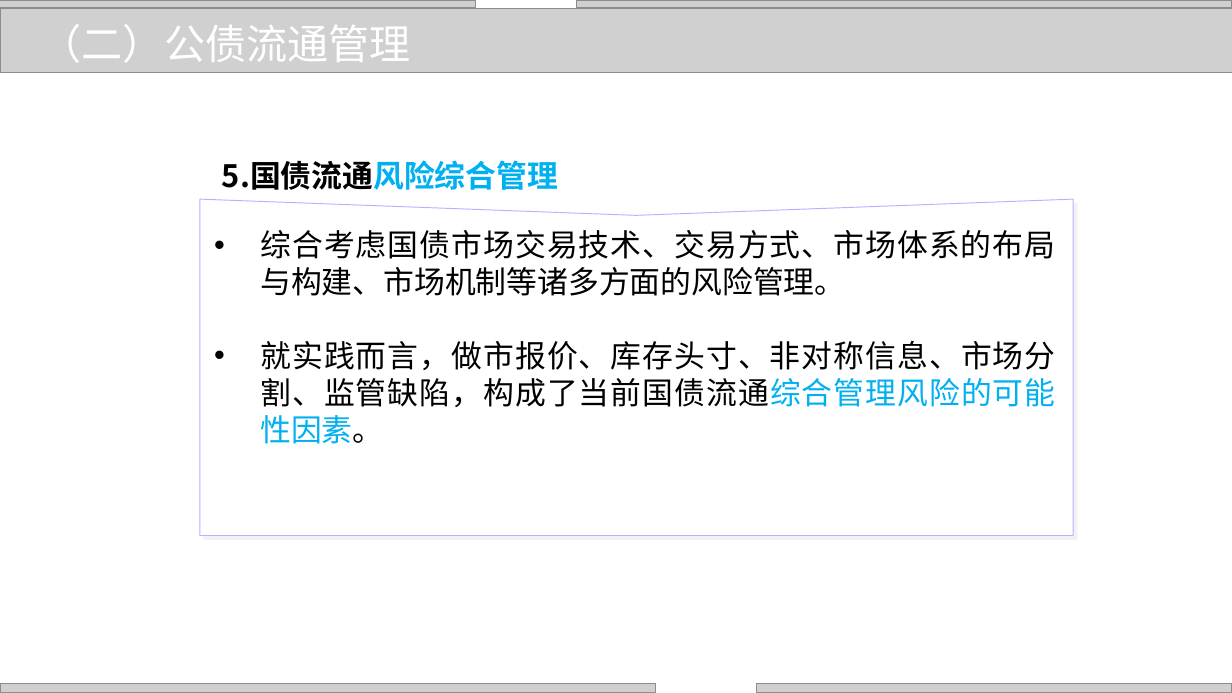
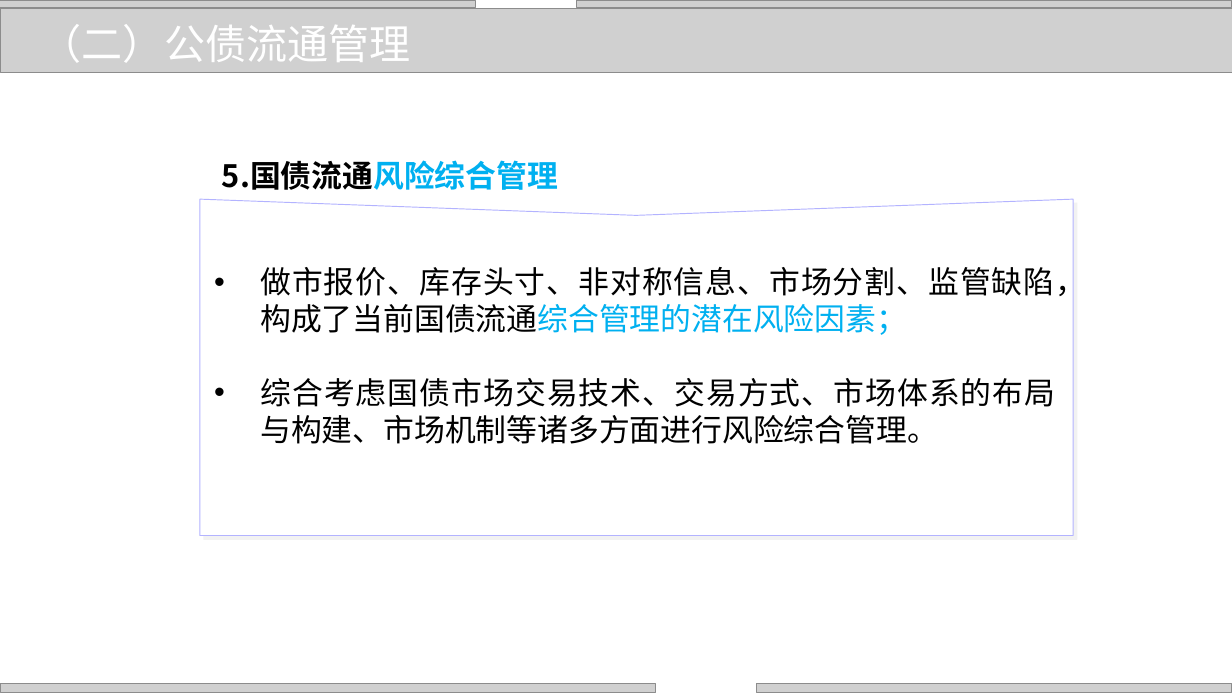
Before and after one commit to zhangjianzhang/internet_credit, a slide deck: slide 38 of files/slides/lecture_13.pptx (slide 34 before the commit). Drawn at 1232x693 pixels with LibreOffice and Linux fonts; fonts in the diff are those of the drawing; grey boxes stand for pictures; background and template pictures are left out. Boxes give left, top, right and bottom in pixels: in the first picture for what was removed or moved away, otherwise in the second. Text is boxed around its words. In the diff, an @@ line names an element or a change of style, - is before the commit and + after.

```diff
--- a/files/slides/lecture_13.pptx
+++ b/files/slides/lecture_13.pptx
@@ text at (260,262,1086,444): text changed @@
-  • 综合考虑国债市场交易技术、交易方式、市场体系的布局与构建、市场机制等诸多方面的风险管理。
-  • 就实践而言，做市报价、库存头寸、非对称信息、市场分割、监管缺陷，构成了当前国债流通综合管理风险的可能性因素。
+  • 做市报价、库存头寸、非对称信息、市场分割、监管缺陷，构成了当前国债流通综合管理的潜在风险因素；
+  • 综合考虑国债市场交易技术、交易方式、市场体系的布局与构建、市场机制等诸多方面进行风险综合管理。
```
Also in this commit, not shown: 12 other slides changed, 4 slides added, 3 other files.
